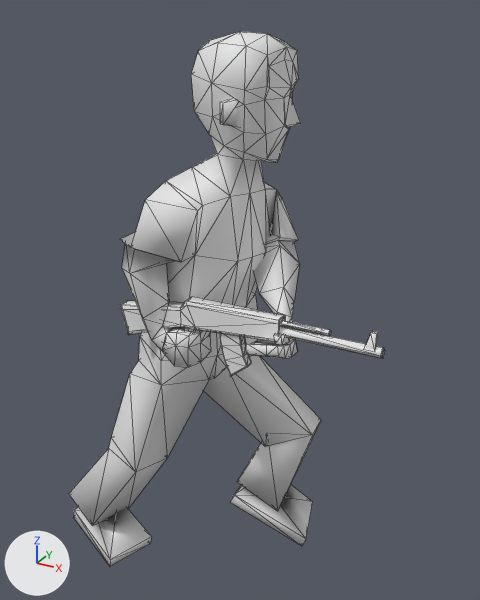
Renders of the OBJ model Res/player_male_run_5.obj from each side of a commit.
The view is the same before and after, from a 50 mm lens placed at (1.065, -1.638, 1.779), pointed at (0.15, 0.025, 0.947). Lighting does not change. The marker at lower left points along +X, +Y and +Z. Mesh edges are drawn as thin lines. Where no turn or scale is listed for an object, it has been applied to the vertices.

In view in the first picture: 'player_male_run_5'.
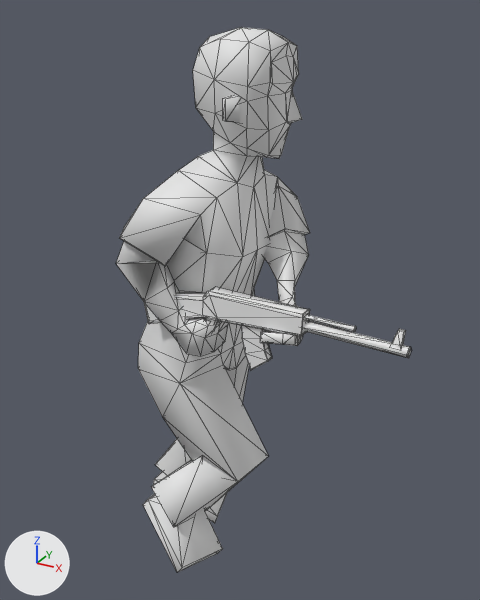
Boxes [x1, y1, x2, y2] around the edits, measured in the pictures (480 x 600 px; the box of a moved part takes in the faces that stretch with it):
'player_male_run_5', reshaped (7% narrower)
    before: [69, 31, 385, 567]
    after: [116, 27, 411, 572]
part 1 of me_player_male_run_5, moved or reshaped
    before: [220, 99, 237, 127]
    after: [223, 96, 240, 123]
part 2 of me_player_male_run_5, moved or reshaped
    before: [120, 296, 285, 341]
    after: [144, 287, 310, 336]
part 3 of me_player_male_run_5, moved or reshaped
    before: [183, 327, 197, 332]
    after: [204, 318, 220, 324]
part 4 of me_player_male_run_5, moved or reshaped
    before: [281, 320, 331, 336]
    after: [305, 314, 356, 332]
part 5 of me_player_male_run_5, moved or reshaped
    before: [280, 326, 385, 359]
    after: [303, 321, 411, 358]
part 6 of me_player_male_run_5, moved or reshaped
    before: [219, 333, 251, 376]
    after: [241, 325, 272, 370]
part 7 of me_player_male_run_5, moved or reshaped
    before: [365, 331, 378, 350]
    after: [391, 329, 406, 348]
part 8 of me_player_male_run_5, moved or reshaped
    before: [69, 88, 321, 567]
    after: [116, 83, 309, 572]

What changed in the scene script:
```text
Change me_player_male_run_5:
    used by ob_player_male_run_5; location = (0.0, 0.0, 0.0)
    remove me_player_male_run_5.from_pydata(...)  # 452 vertices, 842 faces; spans x -0.43..0.67, y -0.3..0.22, z -0.04..1.72
    add me_player_male_run_5.from_pydata(...)  # 452 vertices, 846 faces; spans x -0.27..0.74, y -0.3..0.25, z -0.05..1.73
    me_player_male_run_5 part 1: the loose piece of 8 vertices spanning x 0.18..0.22, y -0.14..-0.08, z 1.49..1.57 is moved by (0.0, 0.01, 0.01)
    me_player_male_run_5 part 2: the loose piece of 48 vertices spanning x -0.12..0.4, y -0.23..-0.17, z 0.88..1.03 is multiplied about its middle by the matrix ((0.999, 0.049, 0.021), (-0.05, 0.998, 0.03), (-0.02, -0.031, 0.999)), then moved by (0.07, 0.01, 0.04)
    me_player_male_run_5 part 3: the loose piece of 24 vertices spanning x 0.05..0.14, y -0.21..-0.19, z 0.83..0.95 is moved by (0.07, 0.01, 0.04)
    me_player_male_run_5 part 4: the loose piece of 12 vertices spanning x 0.38..0.53, y -0.2..-0.18, z 1.01..1.02 is moved by (0.07, -0.01, 0.03)
    me_player_male_run_5 part 5: the loose piece of 13 vertices spanning x 0.38..0.67, y -0.21..-0.17, z 0.98..1.01 is moved by (0.07, -0.01, 0.03)
    me_player_male_run_5 part 6: the loose piece of 40 vertices spanning x 0.21..0.3, y -0.21..-0.18, z 0.82..0.96 is moved by (0.07, 0.0, 0.04)
    me_player_male_run_5 part 7: the loose piece of 8 vertices spanning x 0.62..0.65, y -0.19..-0.17, z 0.99..1.04 is moved by (0.07, -0.02, 0.03)
    me_player_male_run_5 part 8: 291 of 452 vertices moved; they spanned x -0.43..0.43, y -0.3..0.22, z -0.04..1.72 and now span x -0.27..0.45, y -0.3..0.25, z -0.05..1.73; mean shift (0.01, 0.02, 0.02); largest move (0.31, 0.0, 0.2) -> (-0.1, 0.07, 0.06)
```
